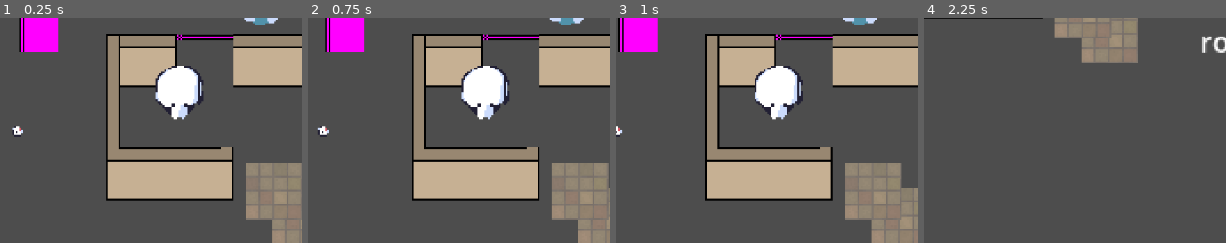
Above: before the commit, frames 1-4 (left to right).
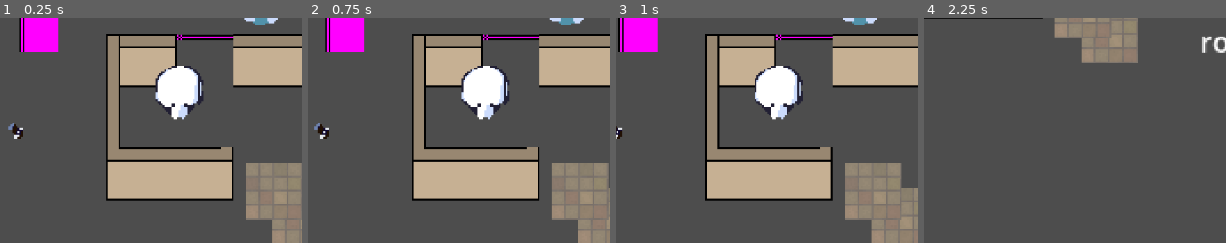
Above: after the commit, the same moments.

Repository: muffindohoah/LSH
Game: Godot game, scene res://testroom.tscn
The game is run twice, just before and just after one commit, with the same random seed, the same clock (stepped at 60 frames per second) and the same inputs. Before the commit the project has no main scene; this scene is started directly in both runs.
Inputs:
- Up to frame 1 (0.25 s): no input
- Up to frame 2 (0.75 s): tap Enter at 0.5 s; hold D (right) from 0.53 s (still down); tap E (interact) at 0.6 s
- Up to frame 3 (1 s): keep holding D (right)
- Up to frame 4 (2.25 s): release D (right) at 1.28 s; hold S (down) 1.28-2.03 s; tap F (itemuse) at 1.35 s; hold D (right) from 2.03 s (still down); hold Shift (sprint) from 2.03 s (still down)
The pictures show only the part of the screen within x 0-50%, y 0-50%; the shares and areas given below are measured in that part.

The runs differ from the first frame. In frame 1, 0.2% of the frame differs, in the area x 2-8%, y 46-54%; in frame 2, 0.2%, in the area x 1-7%, y 46-54%; in frame 3, 0.1%; in frame 4, nothing differs.
Error before the commit: Invalid access to property or key 'use_scene' on a base object of type 'Nil'. (res://drunk_umd_student.gd:92)
Error after the commit: Invalid access to property or key 'use_scene' on a base object of type 'Nil'. (res://drunk_umd_student.gd:93)

Commit message:
bud light
added a bud light which makes you intoxicated

Diff:
--- /dev/null
+++ b/lsh/assets/items/Bud Light.tscn
@@ -0,0 +1,6 @@
+[gd_scene load_steps=2 format=3 uid="uid://dri067vjw422c"]
+
+[ext_resource type="Script" uid="uid://crdv0utlrgeuo" path="res://assets/items/bud_light.gd" id="1_qln4g"]
+
+[node name="BudLight" type="Node2D"]
+script = ExtResource("1_qln4g")
--- /dev/null
+++ b/lsh/assets/items/Bud_Light.tres
@@ -0,0 +1,12 @@
+[gd_resource type="Resource" script_class="Item" load_steps=4 format=3 uid="uid://cnjn08kpa8jqa"]
+
+[ext_resource type="Script" uid="uid://mnymuefnfn1u" path="res://items/itemclass.gd" id="1_fgb2d"]
+[ext_resource type="Texture2D" uid="uid://gq72xgev4odi" path="res://assets/items/budlightgrounded.png" id="1_vdqqg"]
+[ext_resource type="Texture2D" uid="uid://v7itsnv5gknb" path="res://assets/items/budlight.png" id="2_3ltw1"]
+
+[resource]
+script = ExtResource("1_fgb2d")
+name = "Bud Light"
+inventory_texture = ExtResource("2_3ltw1")
+dropped_texture = ExtResource("1_vdqqg")
+metadata/_custom_type_script = "uid://mnymuefnfn1u"
--- /dev/null
+++ b/lsh/assets/items/bud_light.gd
@@ -0,0 +1,4 @@
+extends Node2D
+
+func _ready() -> void:
+	Utils.PLAYER.intoxication += 10
--- a/lsh/drunk_umd_student.gd
+++ b/lsh/drunk_umd_student.gd
@@ -5,6 +5,7 @@
 var current_max_speed = 150
 var current_speed = 0
 var accel = 3
+var intoxication = 0
 
 var max_stamina = 100
 var stamina = 100
--- a/lsh/project.godot
+++ b/lsh/project.godot
@@ -11,6 +11,7 @@
 [application]
 
 config/name="LSH"
+run/main_scene="uid://b6mynbyrvl648"
 config/features=PackedStringArray("4.5", "Forward Plus")
 config/icon="res://icon.svg"
 
--- a/lsh/testroom.tscn
+++ b/lsh/testroom.tscn
@@ -6,6 +6,7 @@
 [ext_resource type="PackedScene" uid="uid://dcg061r3gc3c4" path="res://ra.tscn" id="4_c7xoc"]
 [ext_resource type="PackedScene" uid="uid://binrejlhbshhj" path="res://items/droppeditem.tscn" id="5_gunkr"]
 [ext_resource type="PackedScene" uid="uid://dguocq7ph6n0r" path="res://generation/door.tscn" id="6_eqbee"]
+[ext_resource type="Resource" uid="uid://cnjn08kpa8jqa" path="res://assets/items/Bud_Light.tres" id="6_im1w5"]
 [ext_resource type="Resource" uid="uid://d2dq5vxm2ep2j" path="res://items/toiletcover.tres" id="6_tt3vw"]
 [ext_resource type="PackedScene" uid="uid://bkjjue4v8ogan" path="res://toilet.tscn" id="7_iye0w"]
 [ext_resource type="Shader" uid="uid://begwxca5xya52" path="res://fogofwar.gdshader" id="9_siutm"]
@@ -56,6 +57,7 @@
 
 [node name="Droppeditem" parent="." instance=ExtResource("5_gunkr")]
 position = Vector2(-186, -9)
+item_reference = ExtResource("6_im1w5")
 
 [node name="Droppeditem2" parent="." instance=ExtResource("5_gunkr")]
 position = Vector2(-205, 41)
Not shown, changed: lsh/assets/items/beerpholder.png.import
Not shown, added: lsh/assets/items/bud_light.gd.uid
Not shown, added: lsh/assets/items/budlight.png.import
Not shown, added: lsh/assets/items/budlightgrounded.png.import
Not shown, changed: lsh/assets/rooms/lhstilefloor.png.import
Not shown, changed: lsh/generation/roomicon.png.import
Not shown: 1 places in lsh/testroom.tscn that only renumber resources
